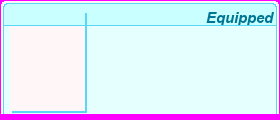
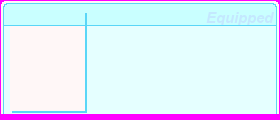
Layer changes from the first w=280, h=120 image to the second:
painted on "Equipped" over [206, 12, 274, 25]